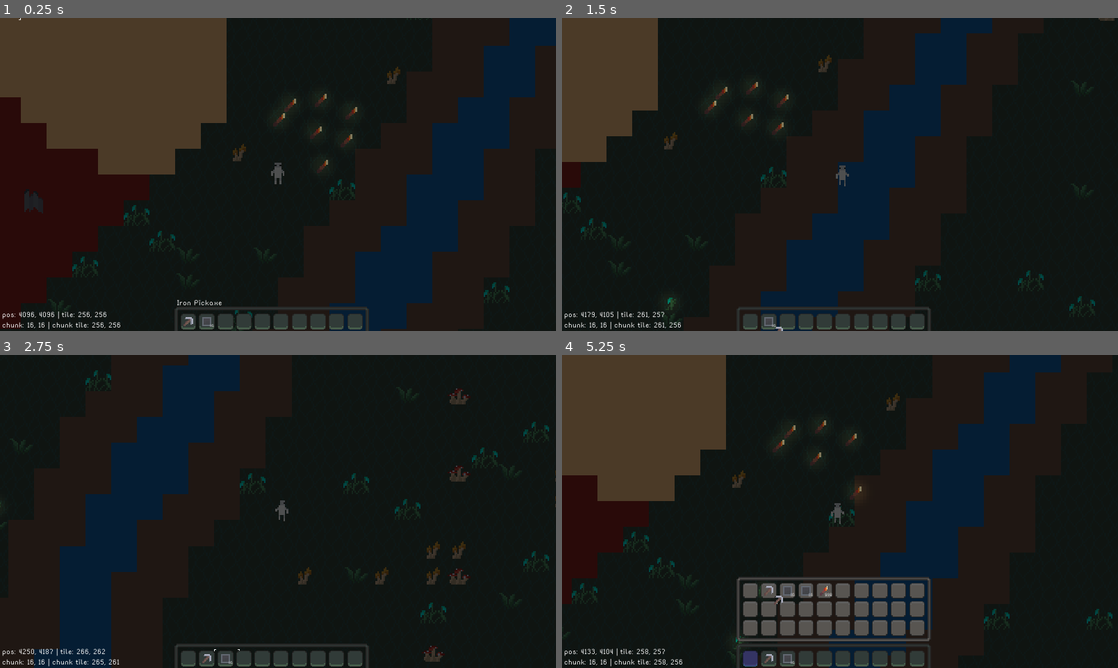
Above: before the commit, frames 1-4 (two rows, left to right).
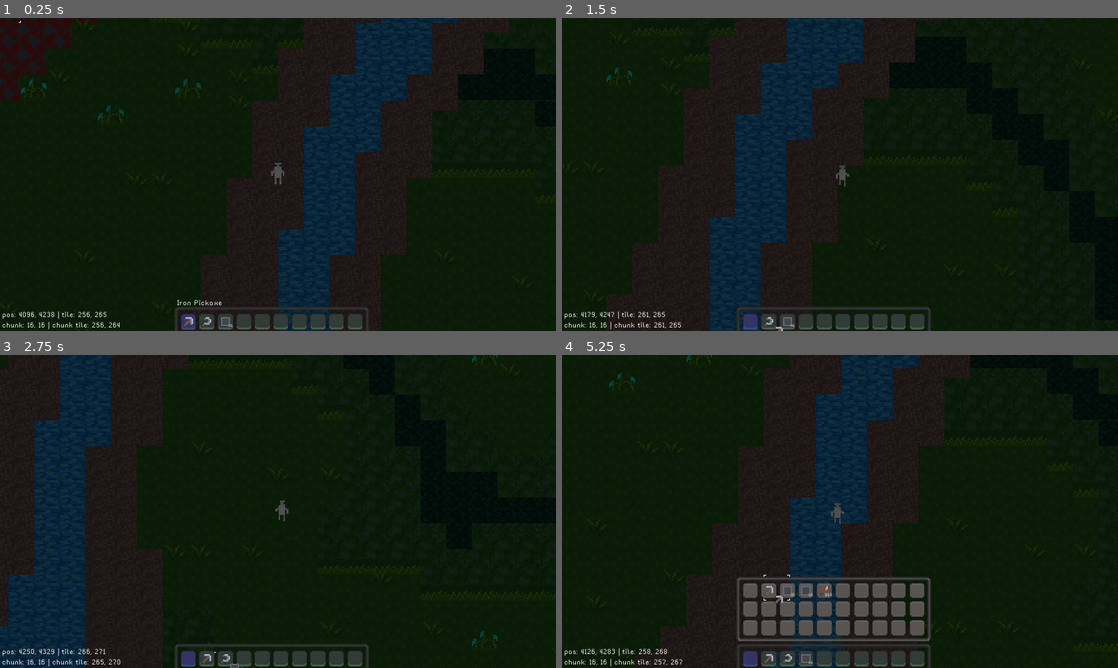
Above: after the commit, the same moments.

Repository: elecarno/bismuth-client
Game: Godot game, scene res://world.tscn
Two runs of this game, one before a commit and one after it. Both use one fixed random seed, a clock stepped at 60 frames per second and the inputs below.
Inputs (mouse positions are in pixels of both pictures, inside the frame that each line leads up to):
- Up to frame 1 (0.25 s): no input
- Up to frame 2 (1.5 s): tap Enter (ui_accept) at 0.5, 0.77 s; move the mouse to (751, 321) at 0.52 s; press the mouse at (751, 321) at 0.53 s; hold D (right) 0.53-1.28 s; right-click (751, 321) at 0.8 s; move the mouse to (767, 321) at 1.27 s; release the mouse at (767, 321) at 1.28 s; hold S (down) from 1.28 s (still down); right-click (767, 321) at 1.35 s
- Up to frame 3 (2.75 s): tap Enter (ui_accept) at 1.52 s; click (205, 658) at 1.55 s; move the mouse to (227, 658) at 2.02 s; release S (down) at 2.03 s; press the mouse at (227, 658) at 2.03 s; hold D (right) from 2.03 s (still down); right-click (227, 658) at 2.3 s
- Up to frame 4 (5.25 s): move the mouse to (806, 658) at 2.77 s; release D (right) at 2.78 s; release the mouse at (806, 658) at 2.78 s; hold W (up) 2.78-3.53 s; right-click (806, 658) at 2.85 s; tap Enter (ui_accept) at 3.02, 3.77, 4.52 s; click (806, 658) at 3.05 s; move the mouse to (823, 658) at 3.52 s; hold Mouse wheel down (scroll_down) 3.53-4.28 s; hold A (left) 3.53-5.03 s; click (823, 658) at 3.67 s; right-click (823, 658) at 3.8 s; tap Tab (inventory) at 4.15 s; move the mouse to (751, 589) at 4.27 s; tap Mouse wheel up (scroll_up) at 4.35 s; click (751, 589) at 4.55 s; move the mouse to (767, 589) at 5.02 s; hold S (down) from 5.03 s (still down); hold Right mouse button (rmb) from 5.03 s (still down); tap Shift (sprint) at 5.1 s; click (767, 589) at 5.17 s

The runs differ from the first frame. In frame 1, 50% of the frame differs, in the area x 0-100%, y 0-100%; in frame 2, 30%; in frame 3, 20%; in frame 4, 34%.

Commit message:
new textures

Diff:
--- a/gendata.json
+++ b/gendata.json
@@ -1,6 +1,6 @@
 {
     "floortiles": {"water": 0, "mud": 1, "volcanic": 2, "sand": 3, "rich": 4, "bismuth": 5, "temperate": 6, "coal": 7, "metallic": 8, "gold": 9, "icy": 10, "radioactive": 11, "mineral": 12, "crystal": 13},
-    "walltiles": {"air": -1, "rock": 0, "granite": 1, "iron_ore": 2},
+    "walltiles": {"air": -1, "rock": 0, "granite": 1, "iron_ore": 2, "vinewall": 3, "rich_granite_wall": 4},
     "proptiles": {"red_shroom": 0, "yellow_shroom": 1, "stalagmite": 2, "cave_grass": 3, "glow_bell": 4},
     "biome_wall_data": {
         "water": ["air"],
@@ -9,7 +9,7 @@
         "sandy": ["air"],
         "temperate": ["rock", "granite", "iron_ore"],
         "icy": ["air"],
-        "rich": ["air"],
+        "rich": ["vinewall", "rich_granite_wall"],
         "bismuth": ["air"],
         "crystal": ["air"],
         "coal": ["air"],
@@ -23,9 +23,9 @@
         "mud": {},
         "volcanic": {"stalagmite": 0.05},
         "sandy": {},
-        "temperate": {"stalagmite": 0.05},
+        "temperate": {"stalagmite": 0.05, "red_shroom": 0.025, "yellow_shroom": 0.015, },
         "icy": {},
-        "rich": {"red_shroom": 0.025, "yellow_shroom": 0.015, "cave_grass": 0.03, "glow_bell": 0.022},
+        "rich": {"cave_grass": 0.1, "glow_bell": 0.03},
         "bismuth": {},
         "crystal": {},
         "coal": {},
--- a/inventory/hotbar.tscn
+++ b/inventory/hotbar.tscn
@@ -1,14 +1,19 @@
-[gd_scene load_steps=8 format=2]
+[gd_scene load_steps=10 format=2]
 
 [ext_resource path="res://inventory/hotbar_panel.png" type="Texture" id=1]
 [ext_resource path="res://inventory/hotbar_frame.png" type="Texture" id=2]
 [ext_resource path="res://inventory/slot.gd" type="Script" id=3]
 [ext_resource path="res://inventory/hotbar.gd" type="Script" id=4]
 [ext_resource path="res://ui/rainyhearts.ttf" type="DynamicFontData" id=5]
+[ext_resource path="res://inventory/hotbar_panel_selected.png" type="Texture" id=6]
 
 [sub_resource type="DynamicFont" id=2]
 size = 32
 font_data = ExtResource( 5 )
+
+[sub_resource type="StyleBoxTexture" id=3]
+texture = ExtResource( 6 )
+region_rect = Rect2( 0, 0, 16, 16 )
 
 [sub_resource type="StyleBoxTexture" id=1]
 texture = ExtResource( 1 )
@@ -49,7 +54,7 @@
 margin_right = 16.0
 margin_bottom = 16.0
 rect_min_size = Vector2( 16, 16 )
-custom_styles/panel = SubResource( 1 )
+custom_styles/panel = SubResource( 3 )
 script = ExtResource( 3 )
 
 [node name="hotbar_slot_2" type="Panel" parent="hotbar_inv"]
--- a/items/itemdata.json
+++ b/items/itemdata.json
@@ -7,7 +7,13 @@
         "harvestid": 2
     },
     "iron_pickaxe": {
-        "type": "tool",
+        "type": "walltool",
+        "stacksize": 1,
+        "description": "I wonder where this idea came from",
+        "strength": 10
+    },
+    "iron_sickle": {
+        "type": "proptool",
         "stacksize": 1,
         "description": "I wonder where this idea came from",
         "strength": 10
@@ -23,6 +29,18 @@
         "stacksize": 999,
         "description": "a chunk of pure granite, found in many biomes",
         "tileid": 1
+    },
+    "vinewall": {
+        "type": "wall",
+        "stacksize": 999,
+        "description": "a solid slab of vines hardened over the centuries",
+        "tileid": 3
+    },
+    "rich_granite_wall": {
+        "type": "wall",
+        "stacksize": 999,
+        "description": "a solid slab of vines hardened over the centuries, mixed with the granite of temperate caves",
+        "tileid": 4
     },
     "red_shroom": {
         "type": "prop",
--- a/player/player_controller.gd
+++ b/player/player_controller.gd
@@ -86,16 +86,22 @@
 		highlight.visible = true
 		highlight_wall.visible = false
 
+	var hotbar_itemdata = {}
+	if player_inv.hotbar.has(player_inv.active_item_slot):
+		hotbar_itemdata = json_data.item_data[player_inv.hotbar[player_inv.active_item_slot][0]]
+
+	# breaking tiles
 	if Input.is_action_pressed("lmb"):
-		if walltilemap.get_cellv(tilepos) != -1:
-			break_tile(walltilemap, "wtiles", json_data.wtile_to_item)
-		if proptilemap.get_cellv(tilepos) != -1:
-			break_tile(proptilemap, "ptiles", json_data.ptile_to_item)
+		if hotbar_itemdata.has("type"):
+			if walltilemap.get_cellv(tilepos) != -1:
+				if hotbar_itemdata["type"] == "walltool":
+					break_tile(walltilemap, "wtiles", json_data.wtile_to_item)
+			if proptilemap.get_cellv(tilepos) != -1:
+				if hotbar_itemdata["type"] == "proptool":
+					break_tile(proptilemap, "ptiles", json_data.ptile_to_item)
 
+	# placing tiles
 	if Input.is_action_pressed("rmb"):
-		var hotbar_itemdata = {}
-		if player_inv.hotbar.has(player_inv.active_item_slot):
-			hotbar_itemdata = json_data.item_data[player_inv.hotbar[player_inv.active_item_slot][0]]
 		if hotbar_itemdata.has("tileid"):
 			if hotbar_itemdata["type"] == "wall":
 				place_tile(hotbar_itemdata, walltilemap, "wtiles")
--- a/player/player_inventory.gd
+++ b/player/player_inventory.gd
@@ -20,7 +20,8 @@
 
 var hotbar = {
 	0: ["iron_pickaxe", 1], # slot_index: [item_name, item_quantity]
-	1: ["rock_wall", 16],
+	1: ["iron_sickle", 1],
+	2: ["rock_wall", 16],
 }
 
 func add_item(item_name, item_quantity):
--- a/project.godot
+++ b/project.godot
@@ -32,9 +32,37 @@
 window/stretch/mode="2d"
 window/stretch/aspect="keep"
 
+[global]
+
+filter=false
+
 [gui]
 
 common/drop_mouse_on_gui_input_disabled=true
+
+[importer_defaults]
+
+texture={
+"compress/bptc_ldr": 0,
+"compress/hdr_mode": 0,
+"compress/lossy_quality": 0.7,
+"compress/mode": 0,
+"compress/normal_map": 0,
+"detect_3d": true,
+"flags/anisotropic": false,
+"flags/filter": false,
+"flags/mipmaps": false,
+"flags/repeat": 0,
+"flags/srgb": 2,
+"process/HDR_as_SRGB": false,
+"process/fix_alpha_border": true,
+"process/invert_color": false,
+"process/normal_map_invert_y": false,
+"process/premult_alpha": false,
+"size_limit": 0,
+"stream": false,
+"svg/scale": 1.0
+}
 
 [input]
 
--- a/tilemap/wall_tileset.tres
+++ b/tilemap/wall_tileset.tres
@@ -18,6 +18,18 @@
 polygon = PoolVector2Array( 0, 2, 16, 2, 16, 32, 0, 32 )
 
 [sub_resource type="ConvexPolygonShape2D" id=6]
+points = PoolVector2Array( 0, 16, 16, 16, 16, 32, 0, 32 )
+
+[sub_resource type="OccluderPolygon2D" id=9]
+polygon = PoolVector2Array( 0, 4, 16, 4, 16, 32, 0, 32 )
+
+[sub_resource type="ConvexPolygonShape2D" id=8]
+points = PoolVector2Array( 0, 16, 16, 16, 16, 32, 0, 32 )
+
+[sub_resource type="OccluderPolygon2D" id=10]
+polygon = PoolVector2Array( 16, 32, 0, 32, 0, 0, 16, 0 )
+
+[sub_resource type="ConvexPolygonShape2D" id=11]
 points = PoolVector2Array( 0, 16, 16, 16, 16, 32, 0, 32 )
 
 [resource]
@@ -87,3 +99,47 @@
 "shape_transform": Transform2D( 1, 0, 0, 1, 0, 0 )
 } ]
 2/z_index = 0
+3/name = "tilemap_walls.png 3"
+3/texture = ExtResource( 1 )
+3/tex_offset = Vector2( 0, -16 )
+3/modulate = Color( 1, 1, 1, 1 )
+3/region = Rect2( 48, 0, 16, 32 )
+3/tile_mode = 0
+3/occluder_offset = Vector2( 0, -16 )
+3/occluder = SubResource( 9 )
+3/navigation_offset = Vector2( 0, -16 )
+3/shape_offset = Vector2( 0, 0 )
+3/shape_transform = Transform2D( 1, 0, 0, 1, 0, 0 )
+3/shape = SubResource( 8 )
+3/shape_one_way = false
+3/shape_one_way_margin = 1.0
+3/shapes = [ {
+"autotile_coord": Vector2( 0, 0 ),
+"one_way": false,
+"one_way_margin": 1.0,
+"shape": SubResource( 8 ),
+"shape_transform": Transform2D( 1, 0, 0, 1, 0, 0 )
+} ]
+3/z_index = 0
+4/name = "tilemap_walls.png 4"
+4/texture = ExtResource( 1 )
+4/tex_offset = Vector2( 0, -16 )
+4/modulate = Color( 1, 1, 1, 1 )
+4/region = Rect2( 64, 0, 16, 32 )
+4/tile_mode = 0
+4/occluder_offset = Vector2( 0, -16 )
+4/occluder = SubResource( 10 )
+4/navigation_offset = Vector2( 0, -16 )
+4/shape_offset = Vector2( 0, 0 )
+4/shape_transform = Transform2D( 1, 0, 0, 1, 0, 0 )
+4/shape = SubResource( 11 )
+4/shape_one_way = false
+4/shape_one_way_margin = 1.0
+4/shapes = [ {
+"autotile_coord": Vector2( 0, 0 ),
+"one_way": false,
+"one_way_margin": 1.0,
+"shape": SubResource( 11 ),
+"shape_transform": Transform2D( 1, 0, 0, 1, 0, 0 )
+} ]
+4/z_index = 0
--- a/world.tscn
+++ b/world.tscn
@@ -10,7 +10,6 @@
 [ext_resource path="res://effects/tile_highlight_wall.png" type="Texture" id=8]
 [ext_resource path="res://inventory/inventory.tscn" type="PackedScene" id=9]
 [ext_resource path="res://ui/ui.gd" type="Script" id=10]
-[ext_resource path="res://inventory/item_drop.tscn" type="PackedScene" id=11]
 [ext_resource path="res://inventory/hotbar.tscn" type="PackedScene" id=12]
 [ext_resource path="res://ui/rainyhearts.ttf" type="DynamicFontData" id=13]
 
@@ -55,27 +54,6 @@
 
 [node name="y_sort" type="YSort" parent="."]
 
-[node name="item_drop" parent="y_sort" instance=ExtResource( 11 )]
-position = Vector2( 4124, 4091 )
-
-[node name="item_drop2" parent="y_sort" instance=ExtResource( 11 )]
-position = Vector2( 4120, 4070 )
-
-[node name="item_drop3" parent="y_sort" instance=ExtResource( 11 )]
-position = Vector2( 4139, 4075 )
-
-[node name="item_drop4" parent="y_sort" instance=ExtResource( 11 )]
-position = Vector2( 4097, 4062 )
-
-[node name="item_drop5" parent="y_sort" instance=ExtResource( 11 )]
-position = Vector2( 4123, 4050 )
-
-[node name="item_drop6" parent="y_sort" instance=ExtResource( 11 )]
-position = Vector2( 4142, 4058 )
-
-[node name="item_drop7" parent="y_sort" instance=ExtResource( 11 )]
-position = Vector2( 4104, 4053 )
-
 [node name="prop_tiles" type="TileMap" parent="y_sort"]
 tile_set = ExtResource( 6 )
 cell_size = Vector2( 16, 16 )
@@ -84,7 +62,7 @@
 format = 1
 
 [node name="player" parent="y_sort" instance=ExtResource( 1 )]
-position = Vector2( 4096, 4096 )
+position = Vector2( 4096, 4238 )
 collision_layer = 15
 
 [node name="wide" type="Camera2D" parent="y_sort/player"]
Binary file added: items/icons/iron_sickle.png
Not shown, added: items/icons/iron_sickle.png.import
Binary file added: items/icons/rich_granite_wall.png
Not shown, added: items/icons/rich_granite_wall.png.import
Binary file added: items/icons/vinewall.png
Not shown, added: items/icons/vinewall.png.import
Binary file changed: tilemap/tilemap_floor.png
Binary file changed: tilemap/tilemap_props.png
Binary file changed: tilemap/tilemap_walls.png
Not shown: 1 places in tilemap/wall_tileset.tres that only renumber resources
Not shown: 1 places in world.tscn that only renumber resources
